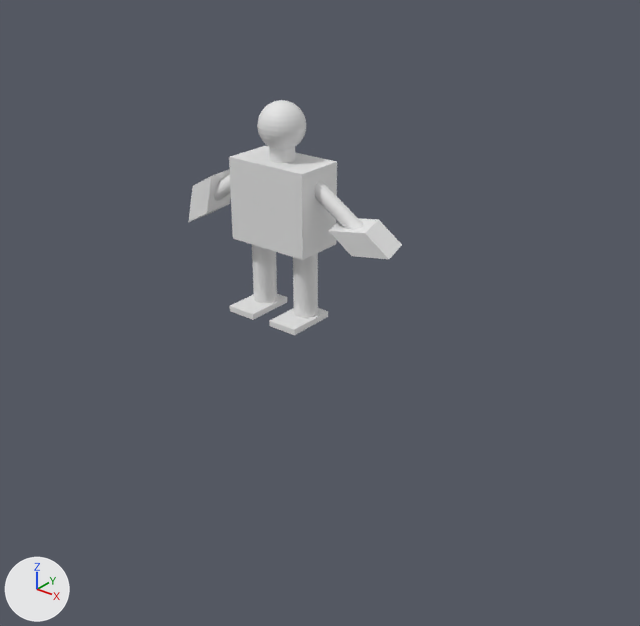
The FBX model Game/res/modelos/Bob.fbx, before and after one commit.
Both versions are drawn from a 50 mm lens placed at (35.4, -40.6, 24.2), pointed at (2.7, 0.3, -1.2). The axes (+X, +Y, +Z) are drawn at lower left. The lights are the same throughout. Where no turn or scale is listed for an object, it has been applied to the vertices.

In view in the first picture: 'Brazo_Der', 'Brazo_Izq', 'Cabeza', 'Mano_Der', 'Mano_Izq', 'Pata_Der', 'Pierna_Der', 'Pierna_Izq', 'Torso'.
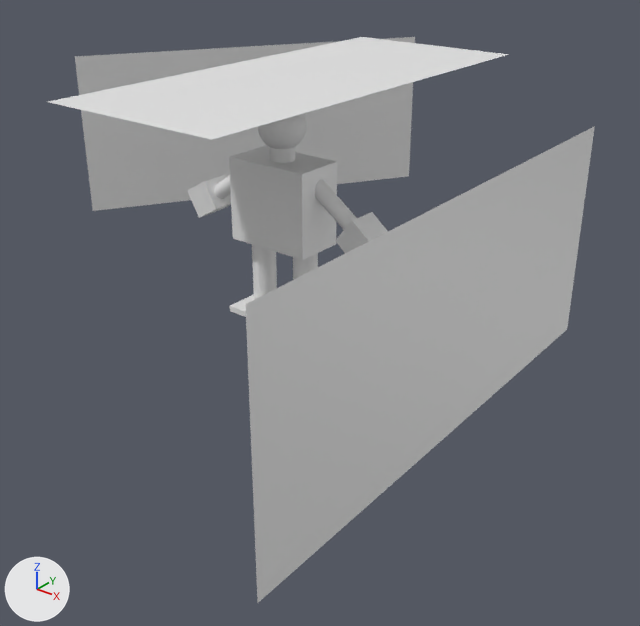
ob_bob is not drawn itself; it is the parent of ob_torso.

Where the newer file only moved an object's origin or applied its transform, the numbers keep the older frame.

What changed in the scene script:
```text
Change me_cylinder_003:
    where me_cylinder_003.from_pydata(...)  # 64 vertices, 34 faces; spans x -1.0..1.0, y -1.0..1.0, z -1.0..1.0
    used by ob_brazo_izq; parent = ob_torso; location = (-1.401, 0.0, 0.18); rotation_euler = (-0.1, -0.962, -2.955), in degrees (-5.7, -55, -169); scale = (0.193, 0.315, 0.868)
    me_cylinder_003 part 2: the whole mesh is multiplied about its middle by the matrix ((-0.299, 0.041, 2.063), (-0.054, -0.532, 0.059), (0.44, -0.038, 1.41)), then moved by (-4.15, 0.0, 6.48)
Change me_cube_007:
    where me_cube_007.from_pydata(...)  # 8 vertices, 6 faces; spans x -2.5..2.5, y -1.08..1.08, z -0.98..0.98
    used by ob_mano_der; location = (6.38, 0.06, 5.03)
    me_cube_007 part 3
    me_cube_007.vertices[0].co: (2.5, -1.05, -0.43) -> (1.36, -1.06, 0.08)  # pixel (389, 259) -> not seen
    me_cube_007.vertices[1].co: (-0.34, -0.9, -0.98) -> (0.09, -1.06, -1.47)  # pixel (351, 256) -> not seen
    me_cube_007.vertices[2].co: (2.06, 0.93, -0.23) -> (1.36, 0.94, 0.08)  # pixel (402, 244) -> not seen
    me_cube_007.vertices[3].co: (-0.78, 1.08, -0.78) -> (0.09, 0.94, -1.47)
    me_cube_007.vertices[4].co: (0.78, -1.08, 0.78) -> (-0.19, -1.06, 1.34)  # pixel (365, 233) -> pixel (352, 220)
    me_cube_007.vertices[5].co: (-2.06, -0.93, 0.23) -> (-1.46, -1.06, -0.21)  # pixel (328, 230) -> pixel (334, 240)
    me_cube_007.vertices[6].co: (0.34, 0.9, 0.98) -> (-0.19, 0.94, 1.34)  # pixel (378, 219) -> pixel (372, 211)
    me_cube_007.vertices[7].co: (-2.5, 1.05, 0.43) -> (-1.46, 0.94, -0.21)
Change me_cylinder_004:
    where me_cylinder_004.from_pydata(...)  # 64 vertices, 34 faces; spans x -1.0..1.0, y -1.0..1.0, z -1.0..1.0
    used by ob_brazo_der; parent = ob_torso; location = (1.397, 0.0, 0.194); rotation_euler = (0.173, 0.954, -2.932), in degrees (10, 55, -168); scale = (0.193, 0.315, 0.868)
    me_cylinder_004 part 1: the whole mesh is multiplied about its middle by the matrix ((-0.302, 0.02, -2.062), (-0.054, -0.532, 0.059), (-0.438, 0.052, 1.413)), then moved by (4.14, 0.0, 6.52)
Add me_plane_002:
    me_plane_002.from_pydata([(-5.0, -13.0, 13.8), (7.1, -13.0, 13.8), (-5.0, 15.1, 13.8), (7.1, 15.1, 13.8)], [], [(0, 1, 3, 2)])
Add me_plane_001:
    me_plane_001.from_pydata([(-6.8, 25.2, 12.4), (-6.8, 25.2, 0.3), (-21.6, 1.3, 12.4), (-21.6, 1.3, 0.3)], [], [(0, 1, 3, 2)])
Add me_plane:
    me_plane.from_pydata([(17.5, 5.4, 12.4), (17.5, 5.4, 0.3), (18.1, -22.6, 12.4), (18.1, -22.6, 0.3)], [], [(0, 1, 3, 2)])
Change ob_bob:
    ob_bob.location: (0.0, 0.0, 5.454) -> (0.0, 0.0, 0.0)
Change ob_torso:
    ob_torso.scale: (2.96, 1.69, 2.73) -> (1.0, 1.0, 1.0)
    ob_torso.location: (0.0, 0.0, 0.537) -> (0.0, 0.0, 0.0)
Change ob_brazo_der:
    ob_brazo_der.rotation_euler: (0.173, 0.954, -2.932) -> (0.0, 0.0, 0.0)  # degrees (10, 55, -168) -> degrees (0, 0, 0)
    ob_brazo_der.scale: (0.193, 0.315, 0.868) -> (1.0, 1.0, 1.0)
    ob_brazo_der.location: (1.397, 0.0, 0.194) -> (0.0, 0.0, 0.0)
Add ob_plane_bsp3:
    ob_plane_bsp3 = bpy.data.objects.new('Plane_BSP3', me_plane_002)
    ob_plane_bsp3.location = (0.0, 0.0, 0.0)
Add ob_plane_bsp2:
    ob_plane_bsp2 = bpy.data.objects.new('Plane_BSP2', me_plane_001)
    ob_plane_bsp2.location = (0.0, 0.0, 0.0)
Add ob_plane_bsp1:
    ob_plane_bsp1 = bpy.data.objects.new('Plane_BSP1', me_plane)
    ob_plane_bsp1.location = (0.0, 0.0, 0.0)
```

What differs and where, as boxes (x1, y1, x2, y2) in the pictures (640 x 626 px):
'Plane_BSP1', added
    after: (245, 126, 595, 603)
'Plane_BSP2', added
    after: (75, 37, 415, 211)
'Plane_BSP3', added
    after: (48, 37, 509, 140)
'Torso', moved, rescaled
    both: (229, 146, 337, 260)
'Mano_Der', reshaped
    before: (329, 218, 402, 259)
    after: (335, 212, 388, 253)
'Pierna_Der', moved, rescaled
    before: (293, 253, 318, 318)
    after: (293, 253, 318, 280)
'Pierna_Izq', moved, rescaled
    before: (252, 245, 277, 303)
    after: (252, 245, 277, 300)
'Brazo_Der', reshaped, moved, rescaled, turned
    before: (314, 181, 364, 229)
    after: (315, 179, 357, 230)
'Brazo_Izq', moved, rescaled
    before: (214, 175, 231, 201)
    after: (214, 175, 231, 199)
